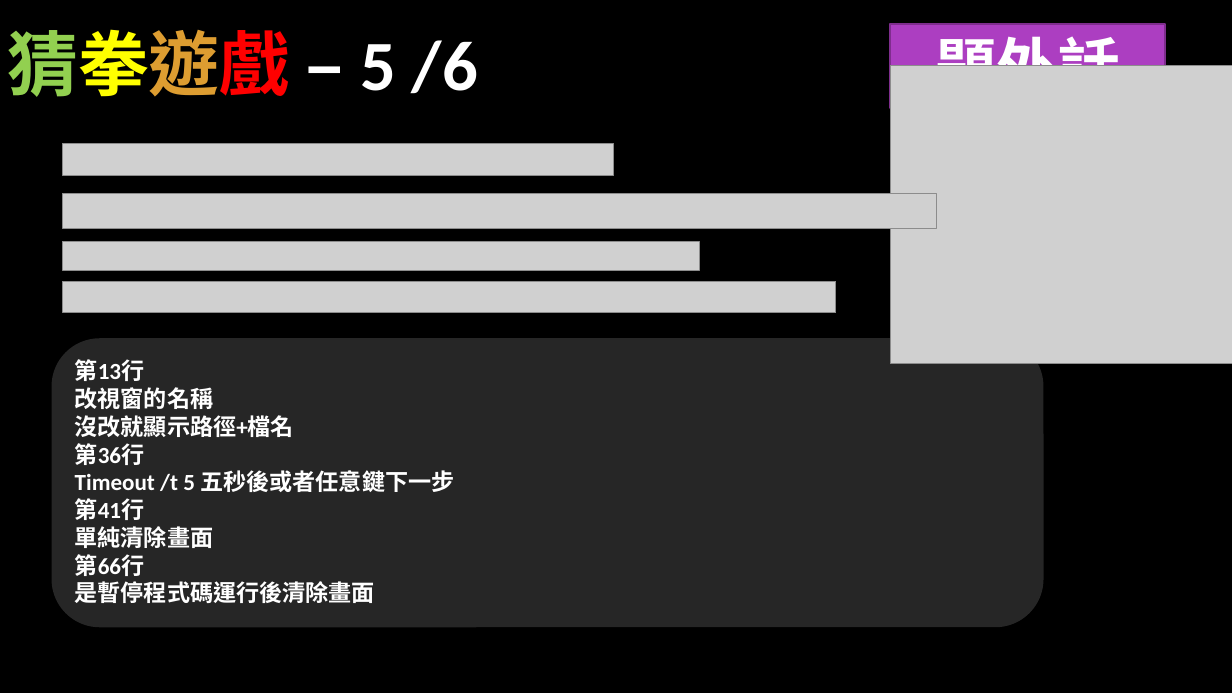
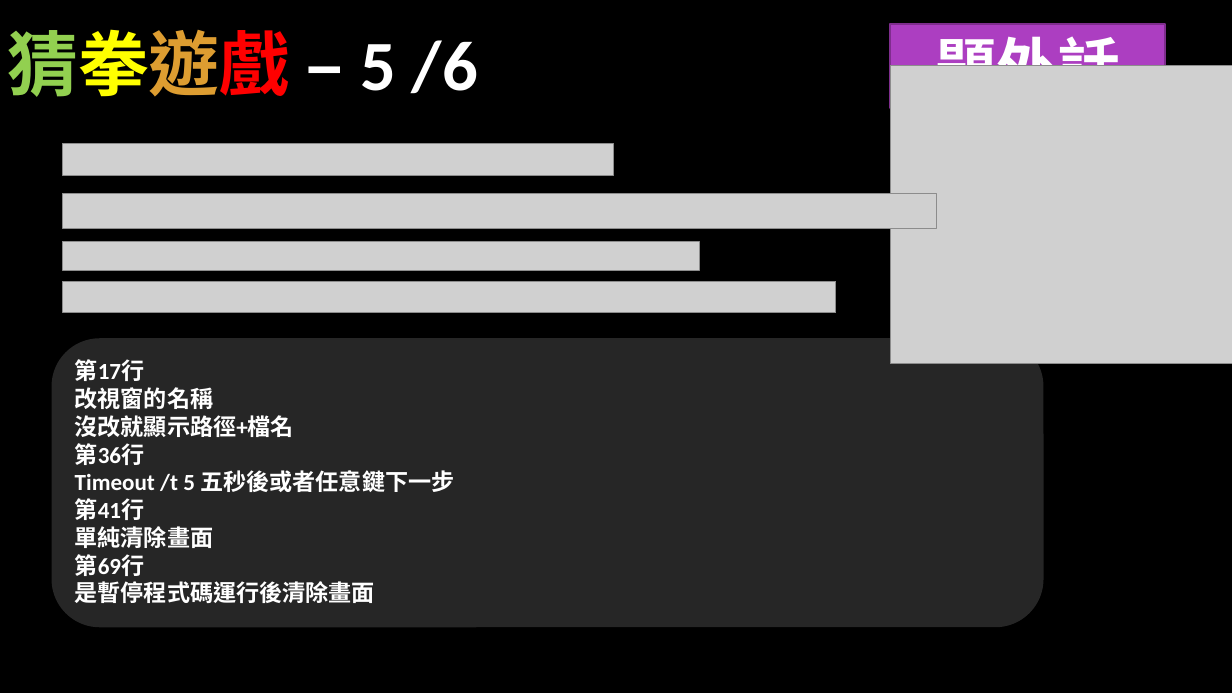
Before and after one commit to CK-Choco/Programming_Language, a slide deck: slide 13 of C/小遊戲/猜拳遊戲(原始檔)/猜拳遊戲.pptx. Drawn at 1232x693 pixels with LibreOffice and Linux fonts; fonts in the diff are those of the drawing; grey boxes stand for pictures; background and template pictures are left out. Boxes give left, top, right and bottom in pixels: in the first picture for what was removed or moved away, otherwise in the second. Text is boxed around its words. In the diff, an @@ line names an element or a change of style, - is before the commit and + after.

Commit message:
update

```diff
--- a/C/小遊戲/猜拳遊戲(原始檔)/猜拳遊戲.pptx
+++ b/C/小遊戲/猜拳遊戲(原始檔)/猜拳遊戲.pptx
@@ text in rounded rectangle at [75, 359, 145, 381]: text changed @@
-第13行
+第17行
@@ text in rounded rectangle at [75, 526, 214, 576]: text changed @@
-單純清除畫面
-第66行
+單純清除畫面
+第69行
```
Also in this commit, not shown: 3 other slides changed.
